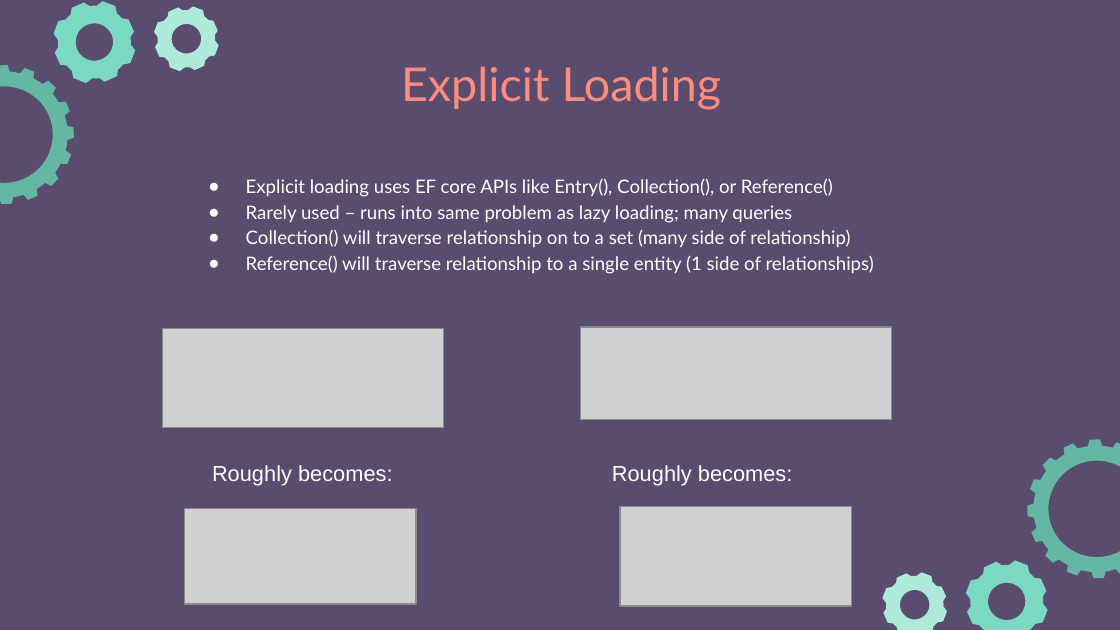
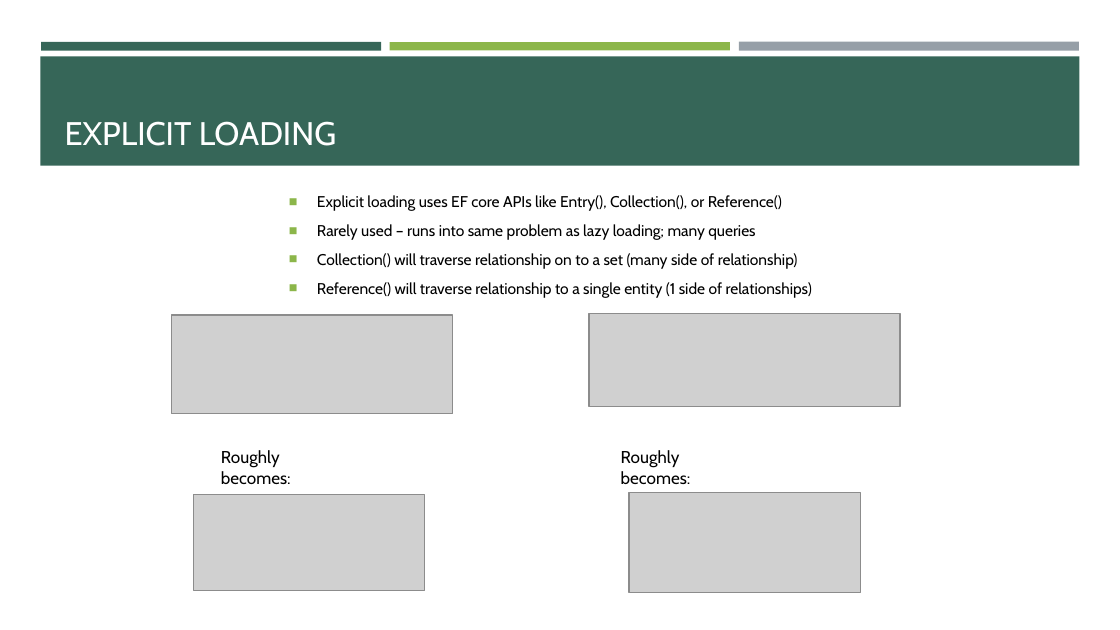
Before and after one commit to e-m-wilson/dotnet, a slide deck: slide 31 of Resources-Notes-Ppts/ASP-NET-Identity/ASPNET.pptx. Drawn at 1120x630 pixels with LibreOffice and Linux fonts; fonts in the diff are those of the drawing; grey boxes stand for pictures. Boxes give left, top, right and bottom in pixels: in the first picture for what was removed or moved away, otherwise in the second. Text is boxed around its words. In the diff, an @@ line names an element or a change of style, - is before the commit and + after.

```diff
--- a/Resources-Notes-Ppts/ASP-NET-Identity/ASPNET.pptx
+++ b/Resources-Notes-Ppts/ASP-NET-Identity/ASPNET.pptx
@@ background #594C6F to #FFFFFF @@
@@ freeform shape removed at (42,0,149,96) @@
@@ freeform shape removed at (144,0,228,80) @@
@@ freeform shape removed at (0,45,94,224) @@
@@ rectangle added at (40,56,1080,166), fill #366658 @@
@@ rectangle added at (41,43,382,52), fill #366658 @@
@@ rectangle added at (390,43,730,50), fill #8CB64A @@
@@ rectangle added at (739,41,1080,50), fill #969FA7 @@
@@ title "EXPLICIT LOADING" at (65,121,336,146): vertical alignment top to bottom @@
@@ title at (65,121,336,146): text changed; size 30 to 21 pt; font Lato to Cabin; text colour #FF8B7B to #FFFFFF @@
-Explicit Loading
+EXPLICIT LOADING
@@ text "Explicit loading uses EF core ...": place and size @@
-text "Explicit loading uses EF core ..." at (246,179,874,274)
+text "Explicit loading uses EF core ..." at (317,195,812,298)
@@ text "Explicit loading uses EF core ..." at (317,195,812,298): size 12 to 10 pt, font Lato to Cabin, text colour #FFFFFF to #000000; bullet ● to ■; line spacing 1.15 to 1; more space between paragraphs; bullet colour #FFFFFF to #8CB64A; vertical alignment top to middle @@
@@ freeform shape removed at (1007,419,1120,598) @@
@@ text "Roughly becomes:": place and size @@
-text "Roughly becomes:" at (212,465,393,486)
+text "Roughly becomes:" at (221,450,291,484)
@@ text "Roughly becomes:" at (221,450,291,484): size 14 to 11 pt, font Arial to Cabin, text colour #FFFFFF to #000000 @@
@@ text "Roughly becomes:" at (621,450,691,484): size 14 to 11 pt, font Arial to Cabin, text colour #FFFFFF to #000000 @@
@@ text "Roughly becomes:": place and size @@
-text "Roughly becomes:" at (612,465,793,486)
+text "Roughly becomes:" at (621,450,691,484)
@@ 4 pictures: place and size @@
-4 pictures at (162,327,892,606)
+4 pictures at (171,314,900,592)
@@ freeform shape removed at (873,563,957,630) @@
@@ freeform shape removed at (953,548,1060,630) @@
```
Also in this commit, not shown: 37 other slides changed, 12 slides added, 2 other files.
